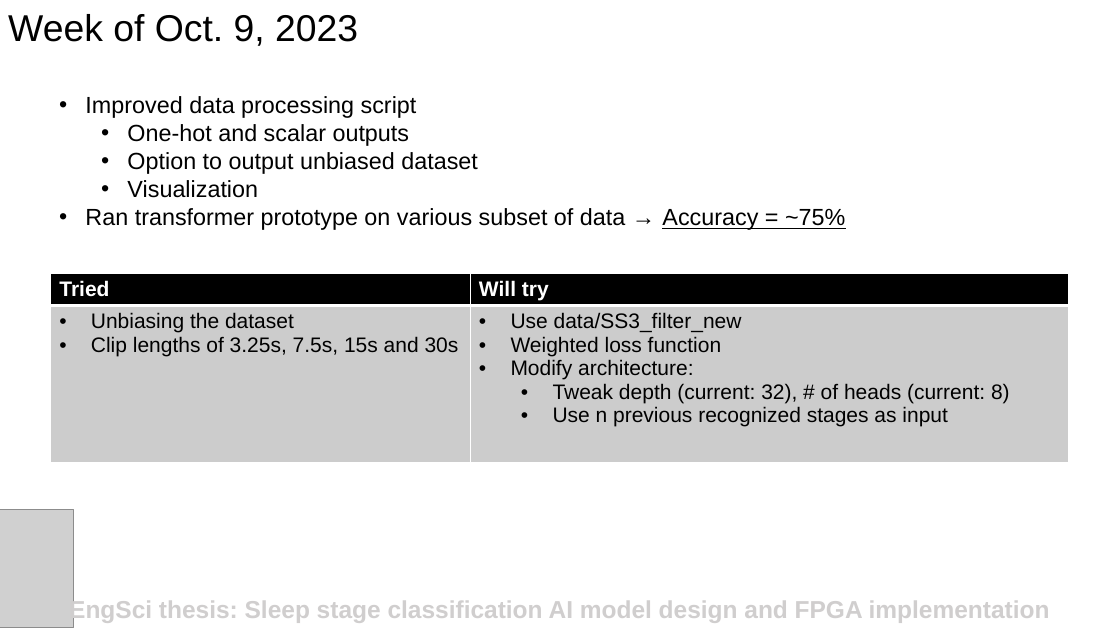
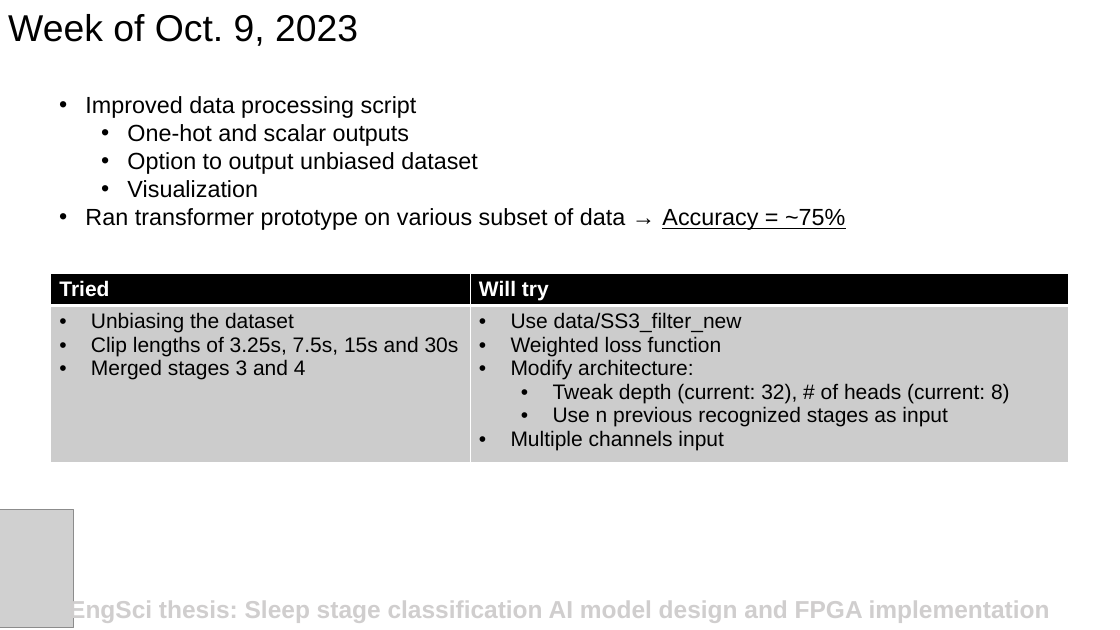
Before and after one commit to TristanRobitaille/engsci-thesis, a slide deck: slide 2 of weekly_progress.pptx (slide 1 before the commit). Drawn at 1120x630 pixels with LibreOffice and Linux fonts; fonts in the diff are those of the drawing; grey boxes stand for pictures. Boxes give left, top, right and bottom in pixels: in the first picture for what was removed or moved away, otherwise in the second. Text is boxed around its words. In the diff, an @@ line names an element or a change of style, - is before the commit and + after.

```diff
--- a/weekly_progress.pptx
+++ b/weekly_progress.pptx
@@ table at [51, 274, 1070, 467] @@
-row 2, column 1: Unbiasing the dataset / Clip lengths of 3.25s, 7.5s, 15s and 30s
+row 2, column 1: Unbiasing the dataset / Clip lengths of 3.25s, 7.5s, 15s and 30s / Merged stages 3 and 4
-row 2, column 2: Use data/SS3_filter_new / Weighted loss function / Modify architecture: / Tweak depth (current: 32), # of heads (current: 8) / Use n previous recognized stages as input
+row 2, column 2: Use data/SS3_filter_new / Weighted loss function / Modify architecture: / Tweak depth (current: 32), # of heads (current: 8) / Use n previous recognized stages as input / Multiple channels input
```
Also in this commit, not shown: 1 slide added.
